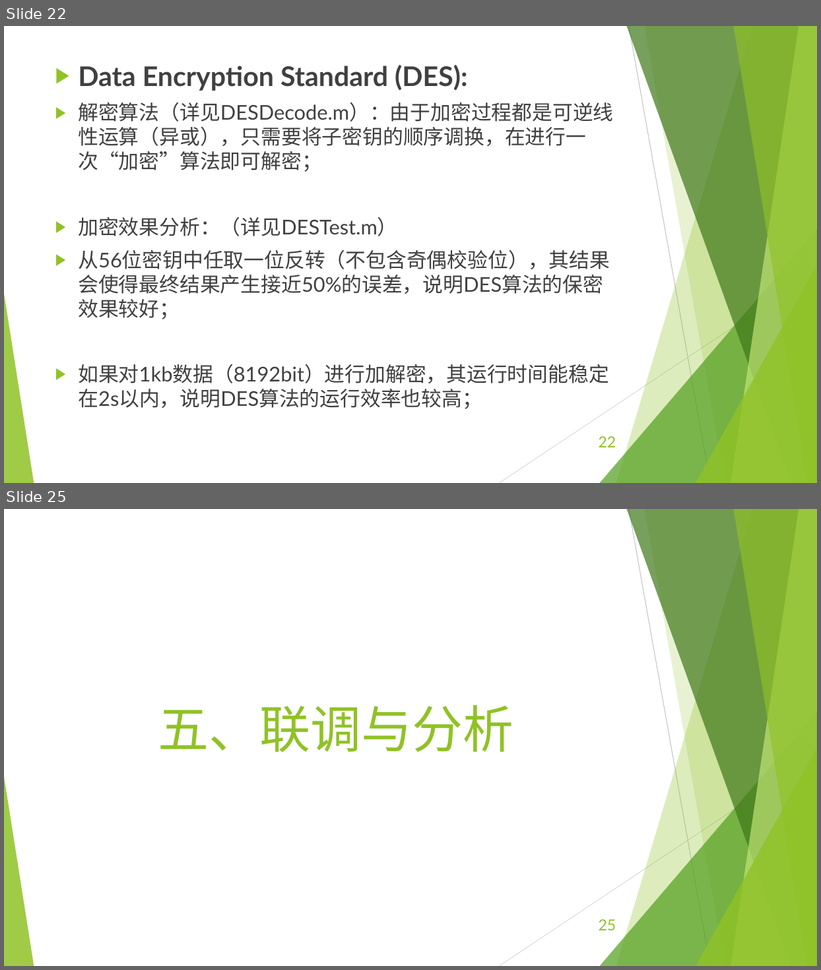
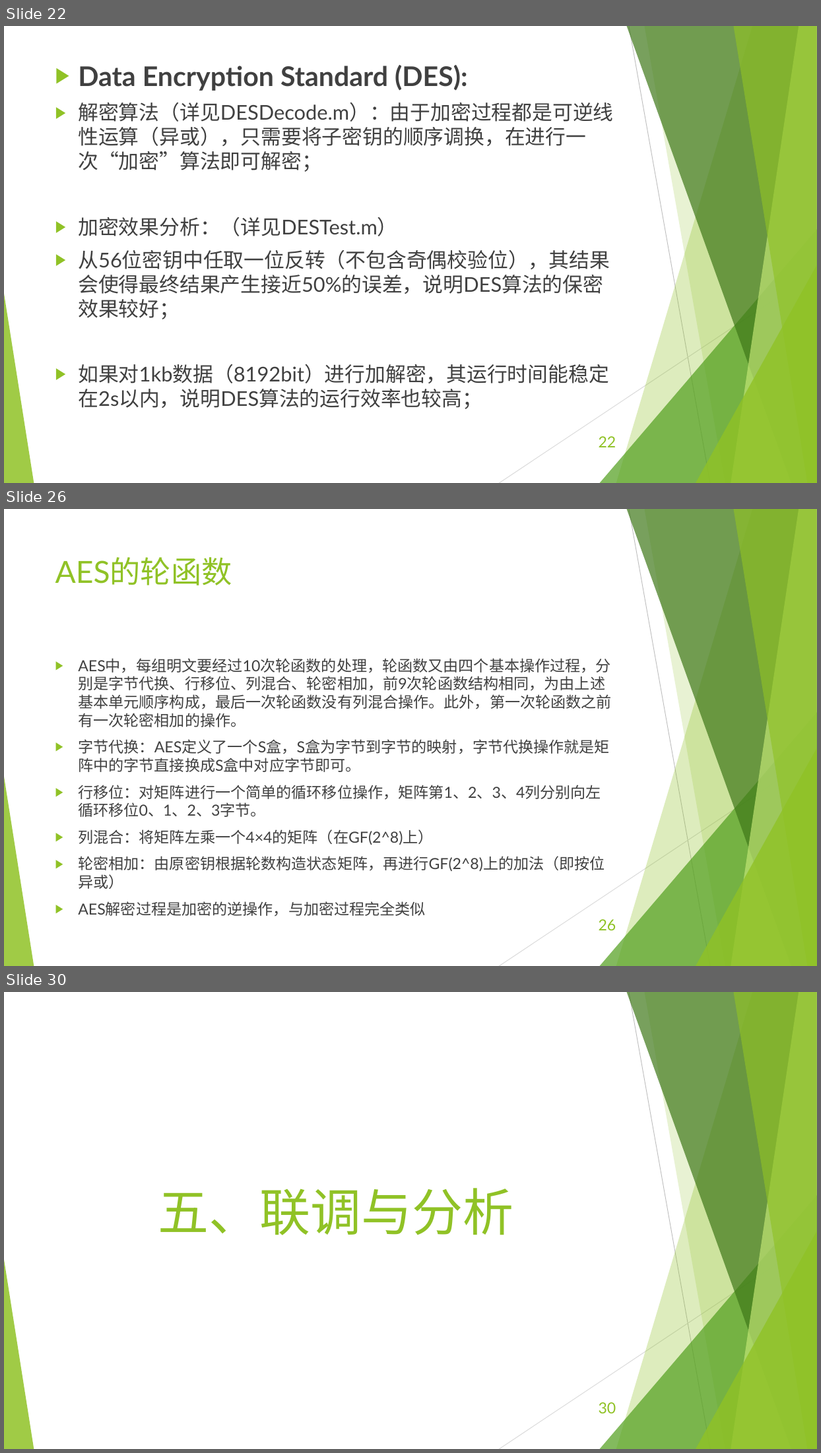
Before and after one commit to EECodingPresentation/project2, a slide deck: 展示报告.pptx. Shown one above the other, each under a label of ours: slides 22 and 25 before the commit, slides 22, 26 and 30 after it; the slides between them are not shown. The pictures are 821x970 and 821x1453 pixels, drawn with LibreOffice and Linux fonts; fonts in the diff are those of the drawing. Boxes give left, top, right and bottom in pixels: in the first picture for what was removed or moved away, otherwise in the second. Text is boxed around its words. In the diff, an @@ line names an element or a change of style, - is before the commit and + after.

Commit message:
更新AES相关函数以及PPT

```diff
--- a/展示报告.pptx
+++ b/展示报告.pptx
@@ slide 26 added at (4,509,817,966), background #FFFFFF; not listed: 10 template elements that a slide beside it also shows @@
@@ title added at (55,557,232,586), 36 pt, text #90C226 @@
+AES的轮函数
@@ text added at (78,658,611,916), 18 pt, text #404040 @@
+▶ AES中，每组明文要经过10次轮函数的处理，轮函数又由四个基本操作过程，分别是字节代换、行移位、列混合、轮密相加，前9次轮函数结构相同，为由上述基本单元顺序构成，最后一次轮函数没有列混合操作。此外，第一次轮函数之前有一次轮密相加的操作。
+▶ 字节代换：AES定义了一个S盒，S盒为字节到字节的映射，字节代换操作就是矩阵中的字节直接换成S盒中对应字节即可。
+▶ 行移位：对矩阵进行一个简单的循环移位操作，矩阵第1、2、3、4列分别向左循环移位0、1、2、3字节。
+▶ 列混合：将矩阵左乘一个4×4的矩阵（在GF(2^8)上）
+▶ 轮密相加：由原密钥根据轮数构造状态矩阵，再进行GF(2^8)上的加法（即按位异或）
+▶ AES解密过程是加密的逆操作，与加密过程完全类似
@@ page number added at (599,920,616,931), 18 pt, text #90C226 @@
+26
@@ what was slide 25 is now slide 30 @@
@@ page number at (599,1403,616,1414): text changed @@
-25
+30
```
Also in this commit, not shown: 1 slide changed, 5 other slides added, 1 slide removed, 12 other files.
